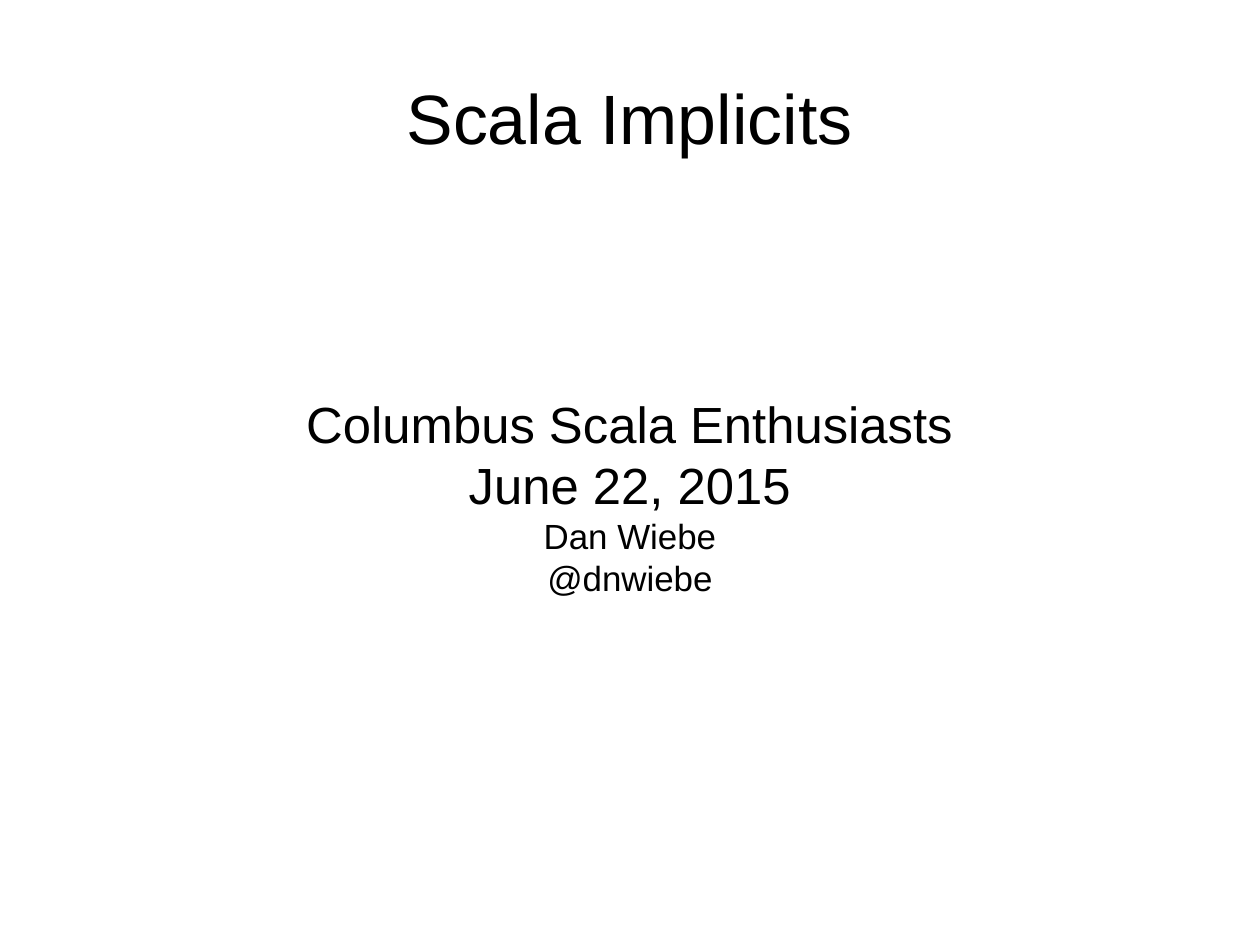
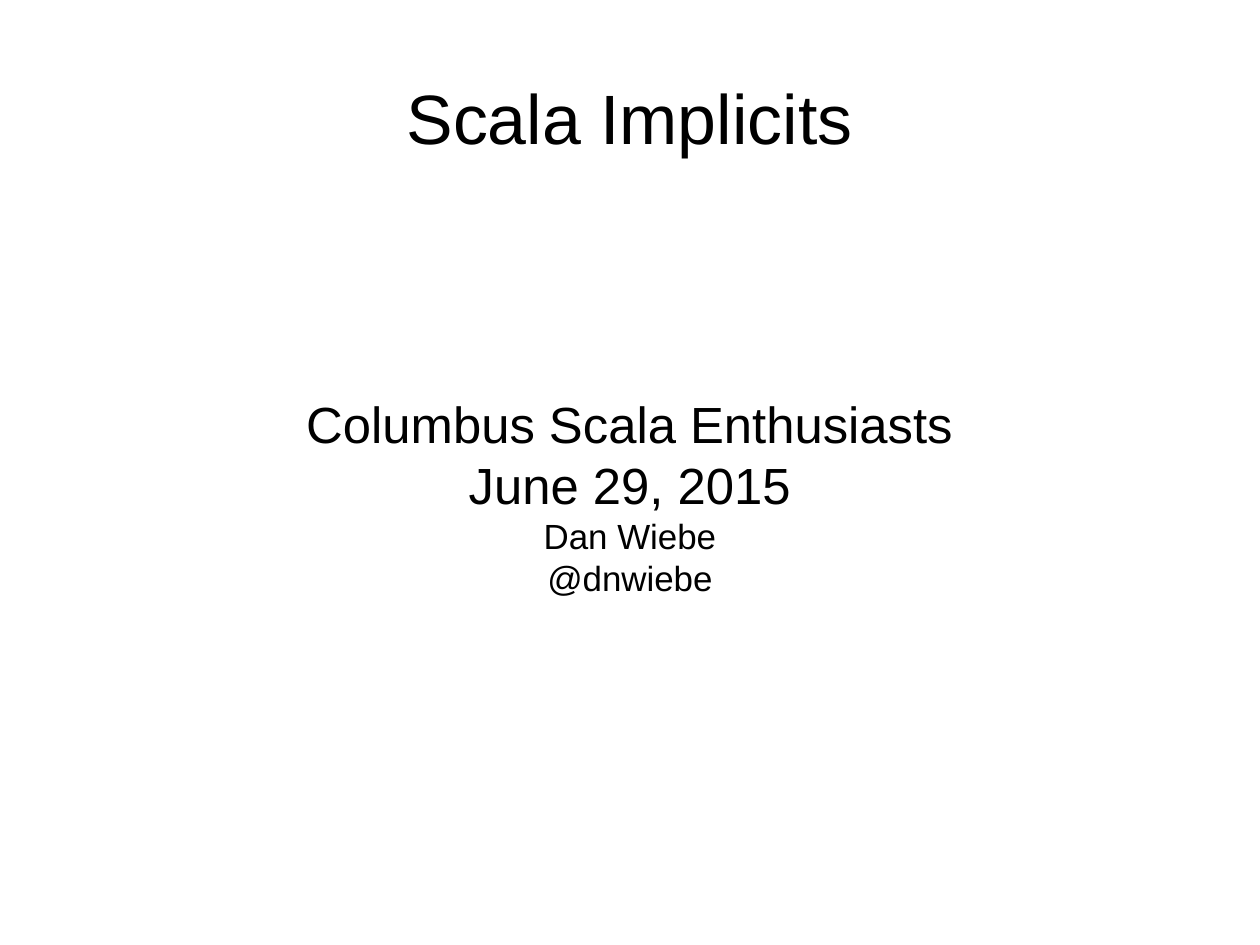
Before and after one commit to dnwiebe/ScalaImplicits, a slide deck: slide 1 of slides.odp. Drawn at 1260x945 pixels with LibreOffice and Linux fonts; fonts in the diff are those of the drawing. Boxes give left, top, right and bottom in pixels: in the first picture for what was removed or moved away, otherwise in the second. Text is boxed around its words. In the diff, an @@ line names an element or a change of style, - is before the commit and + after.

```diff
--- a/slides.odp
+++ b/slides.odp
@@ subtitle at [469,468,791,511]: text changed @@
-June 22, 2015
+June 29, 2015
```
Also in this commit, not shown: 1 other slide changed, 1 other file.
